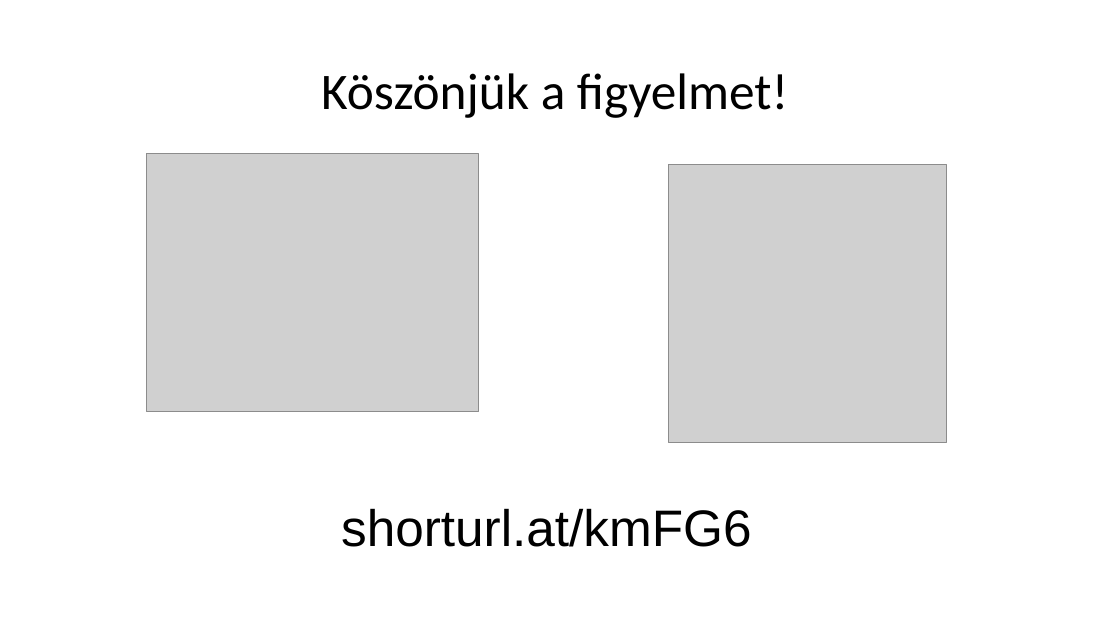
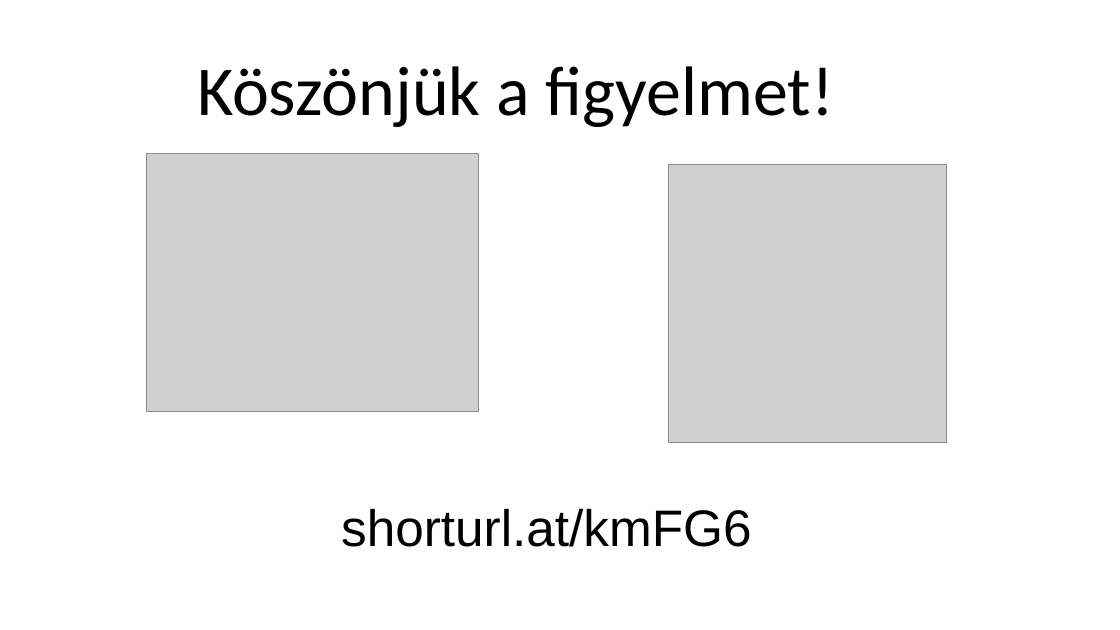
Before and after one commit to belain3d/halozatProjektek, a slide deck: slide 9 of 2-3-Projektmunka.pptx. Drawn at 1120x630 pixels with LibreOffice and Linux fonts; fonts in the diff are those of the drawing; grey boxes stand for pictures. Boxes give left, top, right and bottom in pixels: in the first picture for what was removed or moved away, otherwise in the second. Text is boxed around its words. In the diff, an @@ line names an element or a change of style, - is before the commit and + after.

```diff
--- a/2-3-Projektmunka.pptx
+++ b/2-3-Projektmunka.pptx
@@ title "Köszönjük a figyelmet!": place and size @@
-title "Köszönjük a figyelmet!" at (321,73,788,118)
+title "Köszönjük a figyelmet!" at (197,66,834,127)
@@ title "Köszönjük a figyelmet!" at (197,66,834,127): size 44 to 60 pt @@
```
Also in this commit, not shown: 6 other slides changed.
